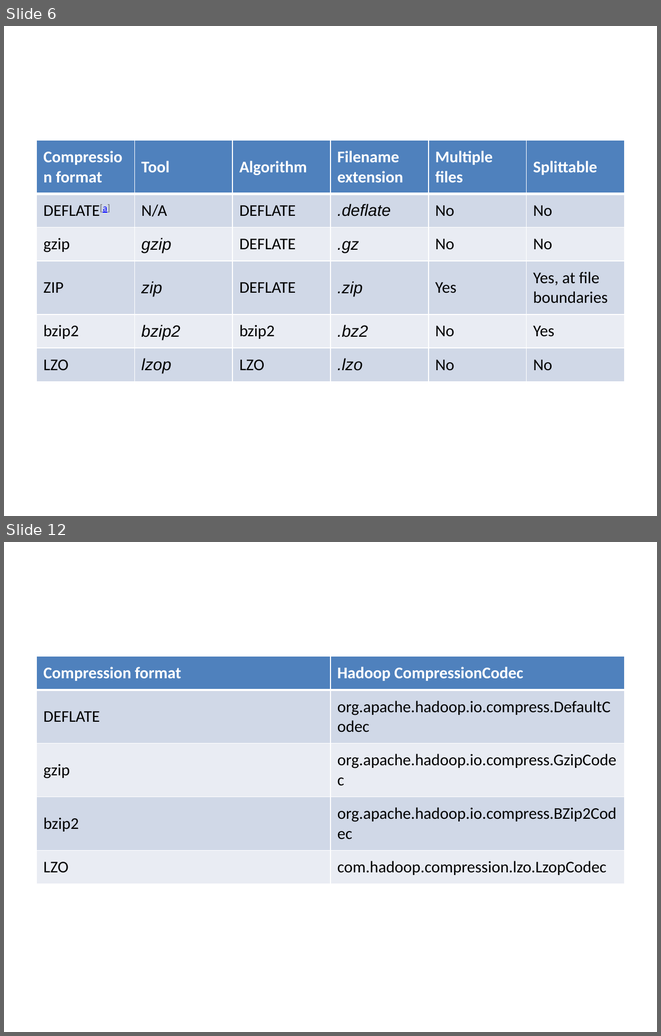
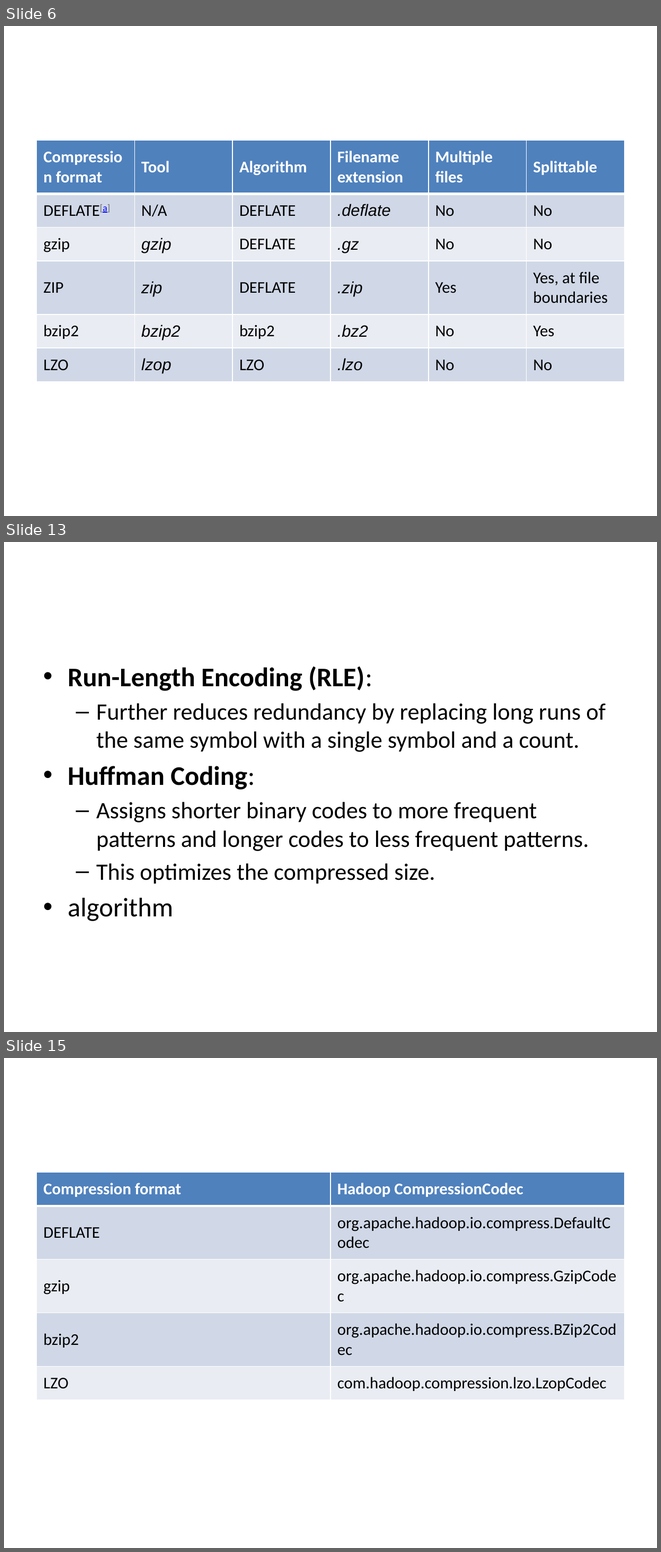
Before and after one commit to devipriyak/VI-sem-CSEA-BigDara-Analytics, a slide deck: Hadoop IO.pptx. Shown one above the other, each under a label of ours: slides 6 and 12 before the commit, slides 6, 13 and 15 after it; the slides between them are not shown. The pictures are 661x1036 and 661x1552 pixels, drawn with LibreOffice and Linux fonts; fonts in the diff are those of the drawing. Boxes give left, top, right and bottom in pixels: in the first picture for what was removed or moved away, otherwise in the second. Text is boxed around its words. In the diff, an @@ line names an element or a change of style, - is before the commit and + after.

```diff
--- a/Hadoop IO.pptx
+++ b/Hadoop IO.pptx
@@ slide 13 added at (x1=4, y1=542, x2=657, y2=1032), background #FFFFFF @@
@@ text added at (x1=68, y1=666, x2=606, y2=921), 25.9 pt, text #000000 @@
+• Run-Length Encoding (RLE):
+  – Further reduces redundancy by replacing long runs of the same symbol with a single symbol and a count.
+• Huffman Coding:
+  – Assigns shorter binary codes to more frequent patterns and longer codes to less frequent patterns.
+  – This optimizes the compressed size.
+• algorithm
@@ what was slide 12 is now slide 15 @@
```
Also in this commit, not shown: 4 slides changed, 2 other slides added.
